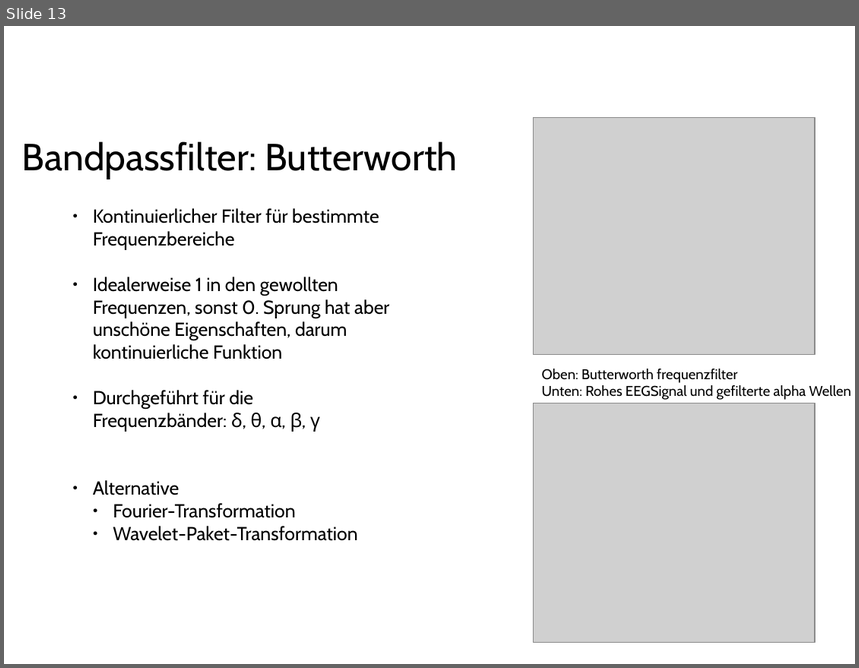
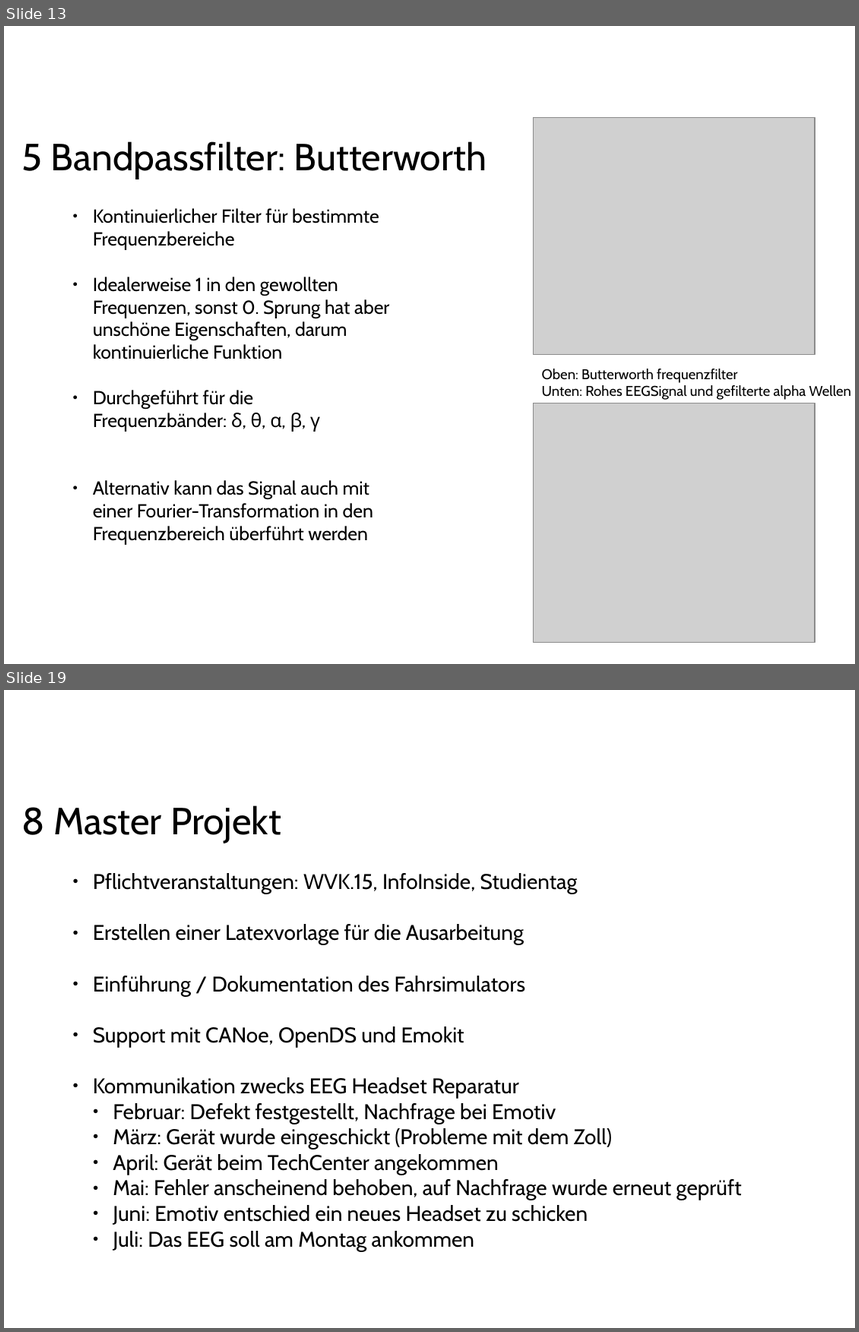
Before and after one commit to ppasler/current-adas, a slide deck: project/presentation/Praesentation_PoSDBoS_Pasler.odp. Shown one above the other, each under a label of ours: slide 13 before the commit, slides 13 and 19 after it; the slides between them are not shown. The pictures are 859x668 and 859x1332 pixels, drawn with LibreOffice and Linux fonts; fonts in the diff are those of the drawing; grey boxes stand for pictures; background and template pictures are left out. Boxes give left, top, right and bottom in pixels: in the first picture for what was removed or moved away, otherwise in the second. Text is boxed around its words. In the diff, an @@ line names an element or a change of style, - is before the commit and + after.

```diff
--- a/project/presentation/Praesentation_PoSDBoS_Pasler.odp
+++ b/project/presentation/Praesentation_PoSDBoS_Pasler.odp
@@ slide 19 added at [4,690,855,1328], background #FFFFFF @@
@@ text added at [22,806,281,842], 32 pt, text #000000 @@
+8 Master Projekt
@@ text added at [93,873,742,1252], 18 pt, text #000000 @@
+● Pflichtveranstaltungen: WVK.15, InfoInside, Studientag
+● Erstellen einer Latexvorlage für die Ausarbeitung
+● Einführung / Dokumentation des Fahrsimulators
+● Support mit CANoe, OpenDS und Emokit
+● Kommunikation zwecks EEG Headset Reparatur
+  ● Februar: Defekt festgestellt, Nachfrage bei Emotiv
+  ● März: Gerät wurde eingeschickt (Probleme mit dem Zoll)
+  ● April: Gerät beim TechCenter angekommen
+  ● Mai: Fehler anscheinend behoben, auf Nachfrage wurde erneut geprüft
+  ● Juni: Emotiv entschied ein neues Headset zu schicken
+  ● Juli: Das EEG soll am Montag ankommen
@@ slide 13 changed as well @@
@@ text at [22,142,487,178]: text changed @@
-Bandpassfilter: Butterworth
+5 Bandpassfilter: Butterworth
@@ text at [93,480,373,545]: text changed @@
-● Alternative
-  ● Fourier-Transformation
-  ● Wavelet-Paket-Transformation
+● Alternativ kann das Signal auch mit einer Fourier-Transformation in den Frequenzbereich überführt werden
```
Also in this commit, not shown: 10 other slides changed, 7 other slides added, 1 slide removed, 11 other files.
